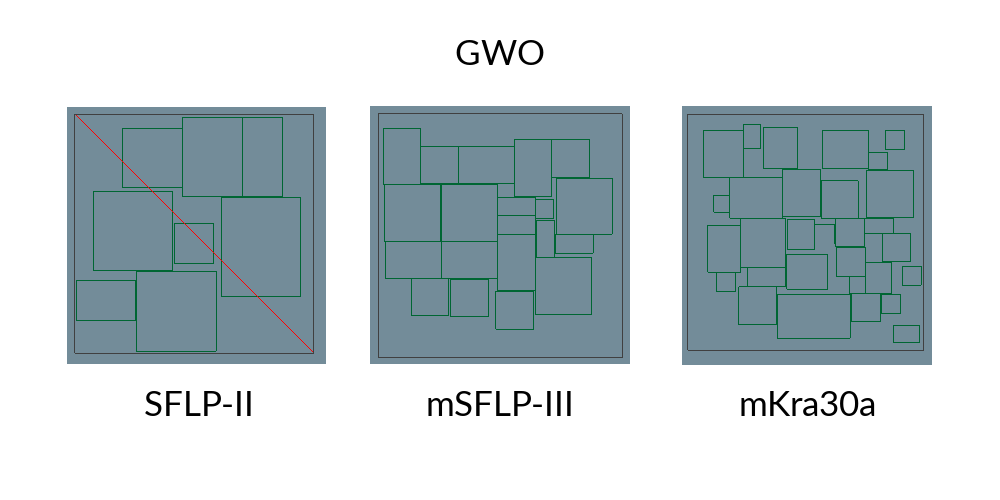
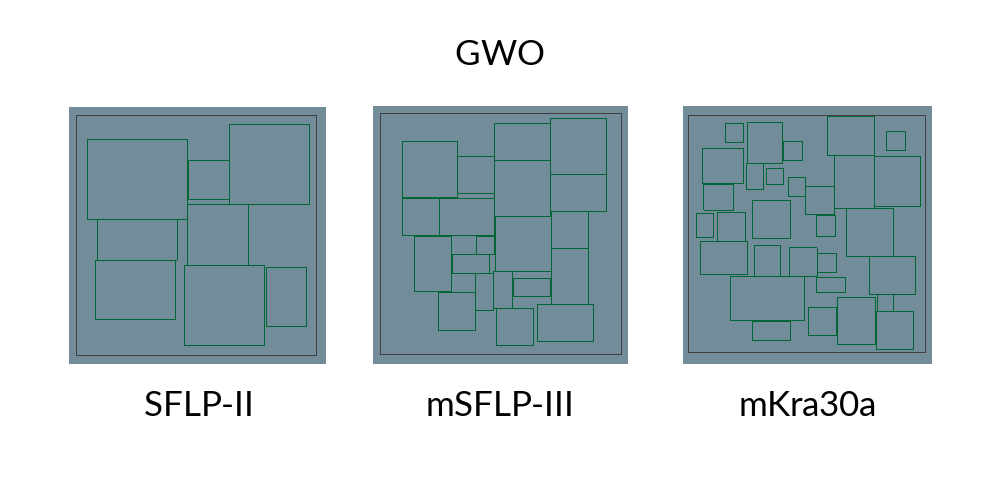
Layers edited between the first and the second 1000px x 500px image:
painted on "mKra30a" over [682, 106, 932, 365]
painted on "mSFLP-III" over [370, 106, 630, 364]
painted on "SFLP-II" over [67, 107, 317, 364]
